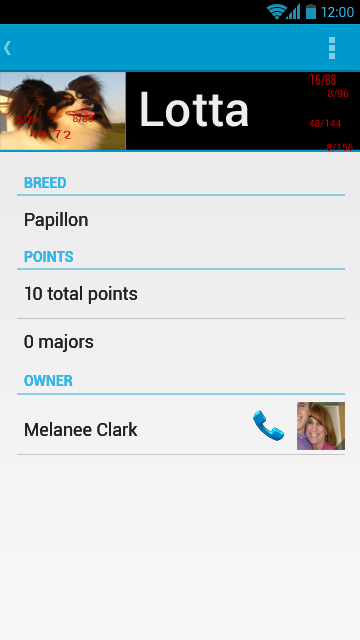
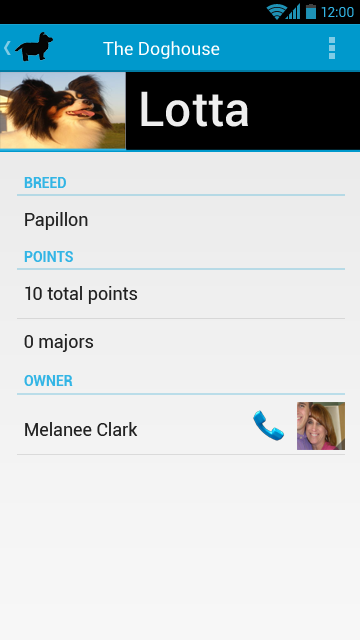
Layered file, before and after one edit (w=360, h=640). Changes by layer:
hid group "Measures" (1st of 2) (9 layers) over [17, 74, 353, 152]
added layer "Shape 3" in group "Big Header Big Dog" over [0, 148, 127, 151]
hid group "App" (82 layers) over [0, 74, 353, 455]
showed group "Icon" (2 layers) over [15, 32, 220, 62]
